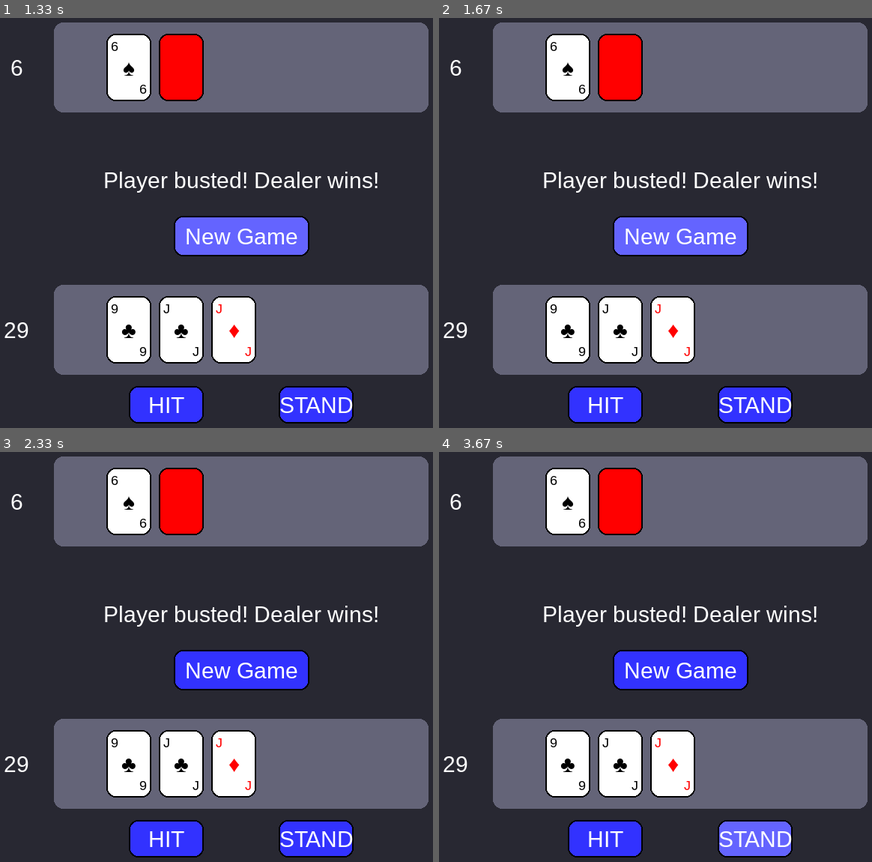
Above: before the commit, frames 1-4 (two rows, left to right).
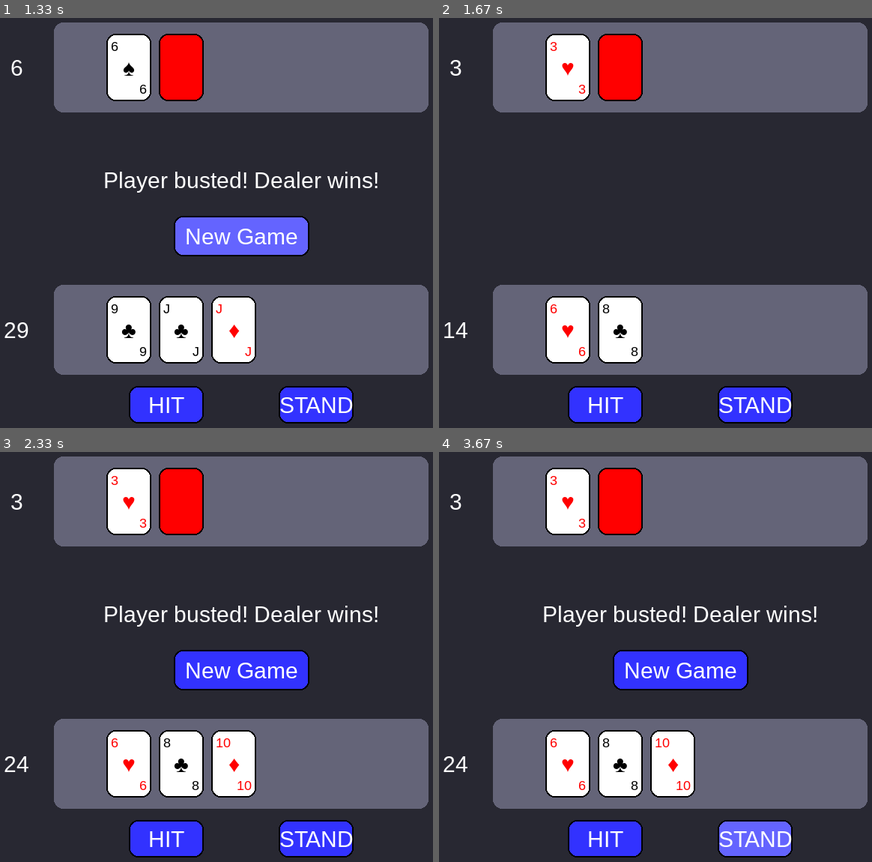
Above: after the commit, the same moments.

Repository: jeomarisaez/pygame-blackjack
Game: pygame game, started from main.py
The game is run twice, just before and just after one commit, with the same random seed, the same clock (stepped at 60 frames per second) and the same inputs.
Inputs (mouse positions are in pixels of both pictures, inside the frame that each line leads up to):
- Up to frame 1 (1.33 s): tap 2 at 0.33 s; click (242, 247) at 0.72 s; tap 1 at 1 s
- Up to frame 2 (1.67 s): tap 3 at 1.33 s
- Up to frame 3 (2.33 s): click "HIT" at 1.72 s; click (212, 767) at 2.05 s
- Up to frame 4 (3.67 s): click "STAND" at 3.38 s

Frame 1 is identical in both runs. In frame 2, 6.0% of the frame differs, in the area x 1-88%, y 5-85%; in frame 3, 0.5%; in frame 4, 0.5%.

Commit message:
feat: keyboard functionality

Diff:
--- a/core/game_manager.py
+++ b/core/game_manager.py
@@ -56,35 +56,43 @@
                 self.running = False
 
             if event.type == pygame.MOUSEBUTTONDOWN:
+                if self.game_ui.buttonUI.mouse_inside("new_game", event.pos):
+                    if self.game.game_over:
+                        self.restart_game()
+                        print("new game pressed")
 
-                if self.game_ui.buttonUI.mouse_inside("new_game", event.pos):
-                        print(self.game.game_over)
-                        if self.game.game_over:
-                            self.restart_game()
-                            print("new game pressed")
                 if not self.game.game_over:
                     if self.game.current_player == self.game.player:
                         if self.game_ui.buttonUI.mouse_inside("hit", event.pos):
                             self.game.hit(self.game.current_player)
                             print("hit pressed")
+
                         if self.game_ui.buttonUI.mouse_inside("stand", event.pos):
                             self.game.stand(self.game.current_player)
                             print("stand pressed")
 
             if event.type == pygame.KEYDOWN:
                 if self.game.current_player == self.game.player:
-                    if event.key == pygame.K_1:
-                        self.game.hit(self.game.current_player)
-                        print("hit pressed")
-                    if event.key == pygame.K_2:
-                        self.game.stand(self.game.current_player)
-                        print("stand pressed")
+                    if event.key == pygame.K_3:
+                        self.restart_game()
+                        print("new game pressed")
+
+                    if not self.game.game_over:
+                        if event.key == pygame.K_1:
+                            self.game.hit(self.game.current_player)
+                            print("hit pressed")
+
+                        if event.key == pygame.K_2:
+                            self.game.stand(self.game.current_player)
+                            print("stand pressed")
 
         # hover handling
         if self.game_ui.buttonUI.mouse_inside("hit", mouse_pos):
             self.game_ui.buttonUI.hovered_button = "hit"
+
         elif self.game_ui.buttonUI.mouse_inside("stand", mouse_pos):
             self.game_ui.buttonUI.hovered_button = "stand"
+
         else:
             self.game_ui.buttonUI.hovered_button = None
 
Not shown, removed: main.spec
